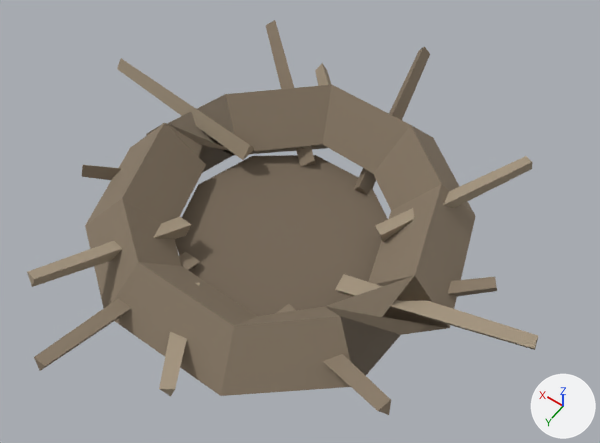
The glTF model deliverables/marked-models-trial/stork-nest.glb, before and after one commit.
Rendered twice from a camera (50 mm lens) standing at (-0.289, 0.379, 0.646) and looking at (-0.014, -0.007, 0.04). Every picture has the same lights, and +X, +Y and +Z are marked at lower right. The older version comes first. Where no turn or scale is listed for an object, it has been applied to the vertices. Vertices at exactly the same position are counted once.

Objects in the first picture: 'Nest_Hollow', 'Root_twig', 'Root_twigLight'.
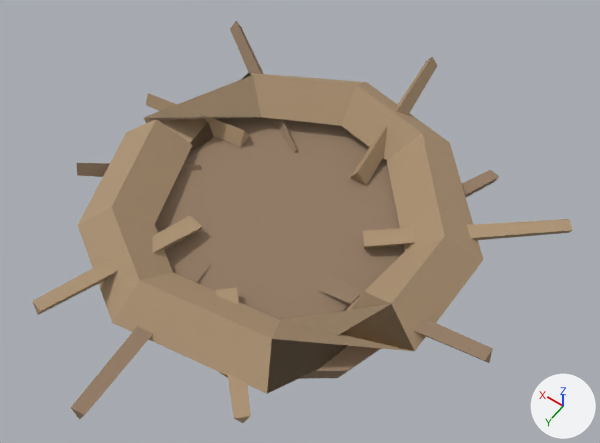
The change, as a list of edits to the scene's bpy script:
```text
Change me_twig_rim_mesh:
    remove me_twig_rim_mesh.from_pydata(...)  # 80 vertices, 132 faces; spans x -0.198..0.193, y -0.252..0.246, z -0.014..0.092
    add me_twig_rim_mesh.from_pydata(...)  # 50 vertices, 76 faces; spans x -0.228..0.197, y -0.176..0.256, z 0.0..0.082
    me_twig_rim_mesh part 1: a new loose piece, a 10-sided cut cone along z (radius 0.15 at the low end, 0.168 at the high end) spanning x -0.168..0.168, y -0.16..0.16, z 0.0..0.046, in mat_twig (brown #937a63)
    me_twig_rim_mesh part 2: the loose piece of 6 vertices spanning x 0.106..0.193, y -0.007..0.074, z 0.013..0.057 is multiplied about its middle by the matrix ((1.043, 0.044, 0.277), (-0.042, 1.079, -0.016), (-0.278, 0.005, 1.044)), then moved by (-0.003, 0.001, 0.01)
    me_twig_rim_mesh part 3: the loose piece of 6 vertices spanning x 0.04..0.062, y 0.074..0.246, z 0.01..0.072 is multiplied about its middle by the matrix ((1.034, -0.174, -0.05), (0.18, 1.024, 0.148), (0.024, -0.154, 1.038)), then moved by (-0.036, 0.005, 0.008)
    me_twig_rim_mesh part 4: the loose piece of 6 vertices spanning x -0.189..-0.047, y 0.065..0.133, z 0.011..0.09 is multiplied about its middle by the matrix ((0.944, -0.332, -0.199), (0.306, 0.961, -0.152), (0.237, 0.08, 0.989)), then moved by (-0.028, -0.058, 0.006)
    me_twig_rim_mesh part 5: the loose piece of 6 vertices spanning x -0.198..-0.103, y -0.047..0.023, z 0.01..0.055 is multiplied about its middle by the matrix ((0.911, -0.574, -0.086), (0.554, 0.907, -0.192), (0.174, 0.118, 1.059)), then moved by (0.039, -0.085, 0.01)
    me_twig_rim_mesh part 6: the loose piece of 6 vertices spanning x -0.04..0.006, y -0.252..-0.082, z 0.015..0.075 is multiplied about its middle by the matrix ((0.709, -0.772, 0.053), (0.766, 0.69, -0.2), (0.112, 0.174, 1.029)), then moved by (0.129, 0.045, 0.008)
    me_twig_rim_mesh part 7: the loose piece of 44 vertices spanning x -0.181..0.181, y -0.175..0.171, z -0.014..0.086 is deleted
    me_twig_rim_mesh part 8: the loose piece of 6 vertices spanning x 0.024..0.147, y -0.18..-0.078, z 0.013..0.092 is deleted
Change me_twig_1_mesh:
    verts and faces of me_twig_1_mesh; kept vertices keep their numbers, new ones are numbered from 36
    remove me_twig_1_mesh.from_pydata(...)  # 36 vertices, 48 faces; spans x -0.251..0.246, y -0.187..0.201, z 0.032..0.092
    add me_twig_1_mesh.from_pydata(...)  # 70 vertices, 116 faces; spans x -0.226..0.202, y -0.23..0.214, z 0.025..0.087
    me_twig_1_mesh part 9: the loose piece of 6 vertices spanning x 0.06..0.114, y 0.056..0.2, z 0.032..0.091 is multiplied about its middle by the matrix ((-0.58, 0.618, -0.636), (0.28, 0.849, 0.57), (0.842, 0.144, -0.628)), then moved by (-0.014, 0.006, 0.004)
    me_twig_1_mesh part 10: the loose piece of 6 vertices spanning x -0.251..-0.082, y -0.003..0.041, z 0.032..0.072 is multiplied about its middle by the matrix ((0.943, -0.503, -0.058), (0.498, 0.944, -0.078), (0.087, 0.042, 1.066)), then moved by (0.016, -0.086, 0.003)
    me_twig_1_mesh part 11: the loose piece of 6 vertices spanning x -0.168..-0.074, y -0.157..-0.029, z 0.033..0.092 is multiplied about its middle by the matrix ((-0.781, 0.58, 0.421), (0.421, 0.875, -0.424), (-0.579, -0.145, -0.876)), then moved by (0.092, -0.055, 0.003)
    me_twig_1_mesh part 12: the loose piece of 6 vertices spanning x 0.003..0.088, y -0.187..-0.103, z 0.036..0.057 is multiplied about its middle by the matrix ((0.712, -0.846, 0.096), (0.841, 0.718, 0.09), (-0.131, 0.015, 1.102)), then moved by (0.097, 0.099, 0.005)
    me_twig_1_mesh part 13: a new loose piece of 40 vertices spanning x -0.176..0.182, y -0.182..0.178, z 0.025..0.087, in mat_twiglight (beige #ad9373)
    me_twig_1_mesh part 14: the loose piece of 6 vertices spanning x -0.038..0.029, y 0.103..0.201, z 0.032..0.055 is deleted
    me_twig_1_mesh part 15: the loose piece of 6 vertices spanning x 0.075..0.246, y -0.057..-0.038, z 0.037..0.075 is deleted
    me_twig_1_mesh part 16
    add verts[36] = (-0.013, 0.099, 0.042)
    add verts[37] = (-0.019, 0.093, 0.057)  # pixel (236, 287)
    add verts[38] = (-0.007, 0.106, 0.057)  # pixel (215, 289)
    add verts[39] = (-0.094, 0.182, 0.043)  # pixel (242, 423)
    add verts[40] = (-0.099, 0.177, 0.054)  # pixel (250, 415)
    add verts[41] = (-0.09, 0.186, 0.054)  # pixel (233, 418)
    add faces += [(36, 38, 37), (36, 37, 40), (36, 40, 39), (37, 38, 41), (37, 41, 40), (36, 39, 38)]
    add faces += [(38, 39, 41), (39, 40, 41)]
Remove ob_nest_hollow:
    ob_nest_hollow = bpy.data.objects.new('Nest_Hollow', me_nest_hollow_mesh)
```

Changed parts and their boxes [x1, y1, x2, y2] in the pictures (600 x 443 px; the box of a moved part takes in the faces that stretch with it):
'Root_twig', reshaped (8% narrower)
    before: [34, 20, 497, 415]
    after: [71, 21, 499, 419]
'Root_twigLight', reshaped (8% taller)
    before: [27, 58, 538, 396]
    after: [32, 57, 573, 423]
'Nest_Hollow', deleted (brown)
    before: [175, 155, 388, 316]
part 1 of me_twig_rim_mesh, added (brown)
    after: [155, 117, 405, 379]
part 2 of me_twig_rim_mesh, moved or reshaped
    before: [82, 165, 194, 190]
    after: [77, 163, 200, 177]
part 3 of me_twig_rim_mesh, moved or reshaped
    before: [34, 252, 200, 371]
    after: [71, 254, 212, 419]
part 4 of me_twig_rim_mesh, moved or reshaped
    before: [275, 304, 391, 415]
    after: [317, 276, 493, 363]
part 5 of me_twig_rim_mesh, moved or reshaped
    before: [448, 277, 497, 297]
    after: [395, 169, 499, 229]
part 6 of me_twig_rim_mesh, moved or reshaped
    before: [354, 47, 430, 195]
    after: [230, 21, 298, 153]
part 7 of me_twig_rim_mesh, deleted (brown)
    before: [85, 85, 476, 396]
part 8 of me_twig_rim_mesh, deleted
    before: [266, 20, 316, 167]
part 9 of me_twig_1_mesh, moved or reshaped
    before: [27, 217, 191, 287]
    after: [32, 216, 202, 315]
part 10 of me_twig_1_mesh, moved or reshaped
    before: [335, 274, 538, 350]
    after: [363, 219, 573, 249]
part 11 of me_twig_1_mesh, moved or reshaped
    before: [375, 156, 532, 242]
    after: [350, 57, 437, 185]
part 12 of me_twig_1_mesh, moved or reshaped
    before: [315, 63, 331, 86]
    after: [146, 93, 250, 147]
part 13 of me_twig_1_mesh, added (beige)
    after: [78, 73, 483, 394]
part 14 of me_twig_1_mesh, deleted (beige)
    before: [159, 283, 200, 396]
part 15 of me_twig_1_mesh, deleted (beige)
    before: [117, 58, 255, 160]
part 16 of me_twig_1_mesh, added (beige)
    after: [216, 287, 251, 423]
